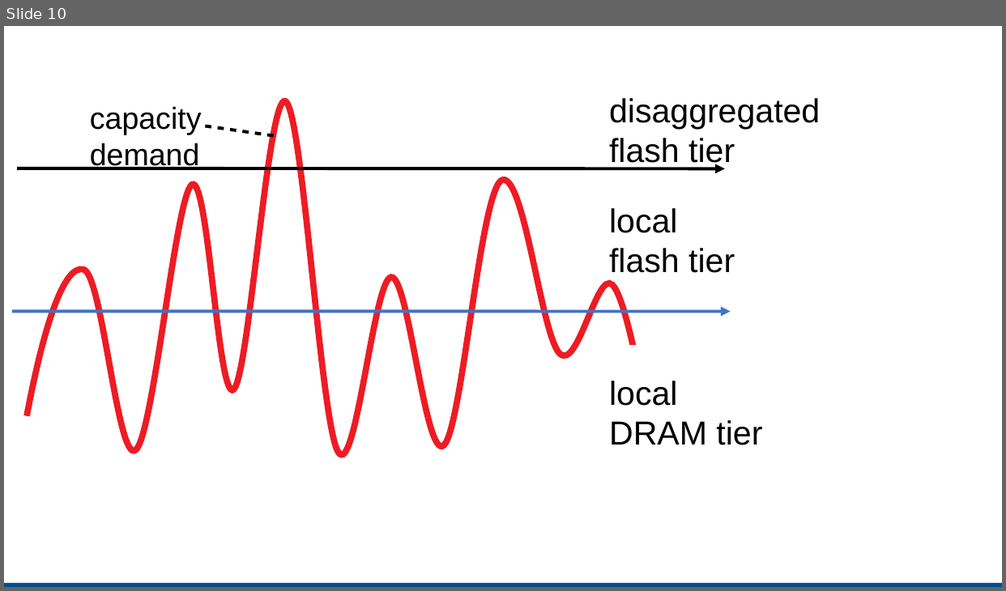
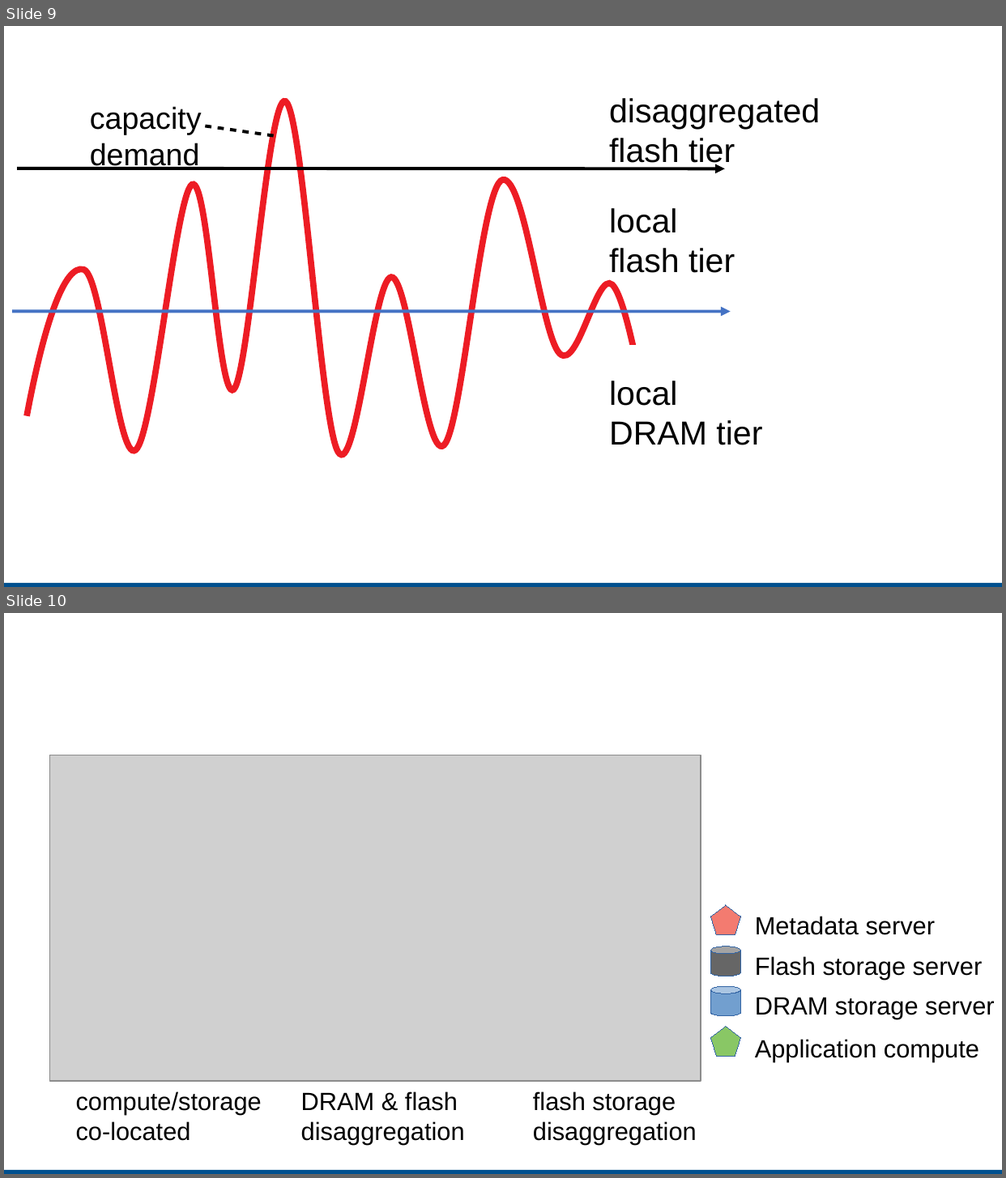
Before and after one commit to patrickstuedi/incubator-crail-website, a slide deck: site/_plots/blog/deployment/figures.odp. Shown one above the other, each under a label of ours: slide 10 before the commit, slides 9 and 10 after it. The pictures are 1006x591 and 1006x1178 pixels, drawn with LibreOffice and Linux fonts; fonts in the diff are those of the drawing; grey boxes stand for pictures. Boxes give left, top, right and bottom in pixels: in the first picture for what was removed or moved away, otherwise in the second. Text is boxed around its words. In the diff, an @@ line names an element or a change of style, - is before the commit and + after.

```diff
--- a/site/_plots/blog/deployment/figures.odp
+++ b/site/_plots/blog/deployment/figures.odp
@@ slide 10 added at <box>4,613,1002,1174</box>, background #FFFFFF; not listed: 1 template element that a slide beside it also shows @@
@@ picture added at <box>50,756,701,1082</box> @@
@@ pentagon added at <box>710,905,740,935</box>, fill #F37B70, outline #3465A4 0 pt @@
@@ text added at <box>755,916,936,935</box>, 18 pt, text #000000 @@
+Metadata server
@@ cylinder added at <box>710,946,740,976</box>, fill #666666, outline #3465A4 0 pt @@
@@ text added at <box>755,956,982,980</box>, 18 pt, text #000000 @@
+Flash storage server
@@ cylinder added at <box>710,986,740,1016</box>, fill #729FCF, outline #3465A4 0 pt @@
@@ text added at <box>755,997,995,1020</box>, 18 pt, text #000000 @@
+DRAM storage server
@@ pentagon added at <box>710,1026,740,1056</box>, fill #89C765, outline #3465A4 0 pt @@
@@ text added at <box>755,1039,979,1063</box>, 18 pt, text #000000 @@
+Application compute
@@ text added at <box>76,1092,262,1141</box>, 18 pt, text #000000 @@
+compute/storage
+co-located
@@ text added at <box>301,1092,465,1145</box>, 18 pt, text #000000 @@
+DRAM & flash
+disaggregation
@@ text added at <box>533,1092,697,1145</box>, 18 pt, text #000000 @@
+flash storage
+disaggregation
@@ what was slide 10 is now slide 9 @@
```
Also in this commit, not shown: 1 slide changed, 5 other slides added, 1 other file.
